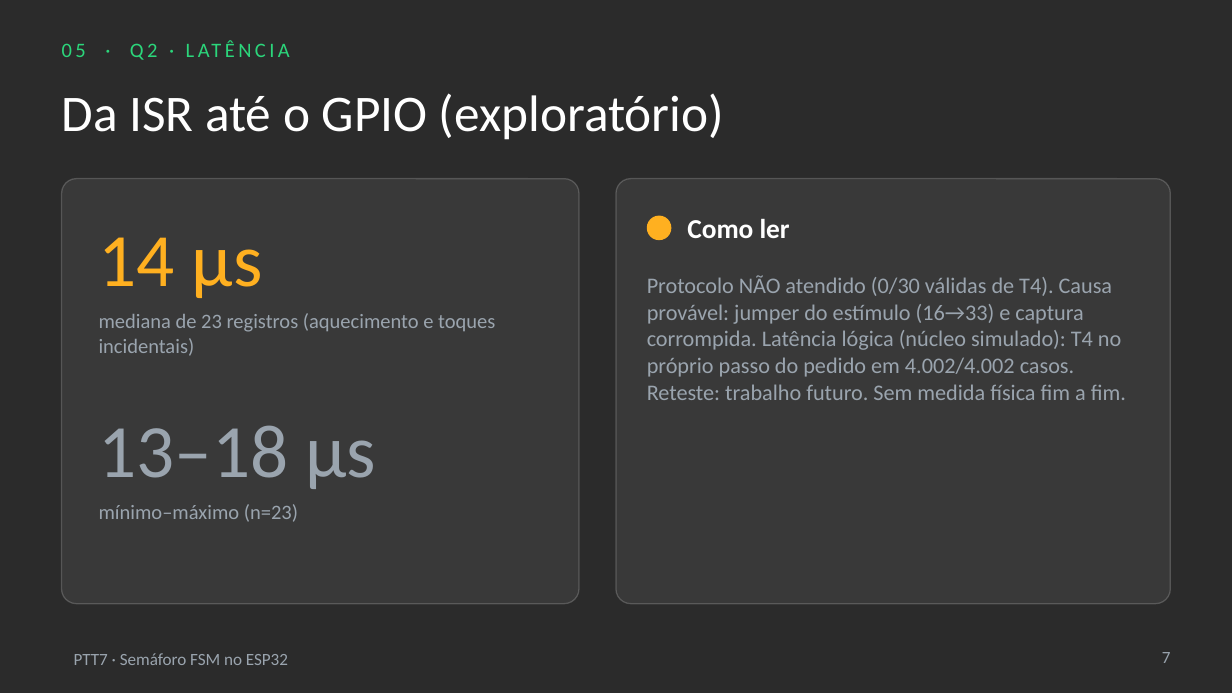
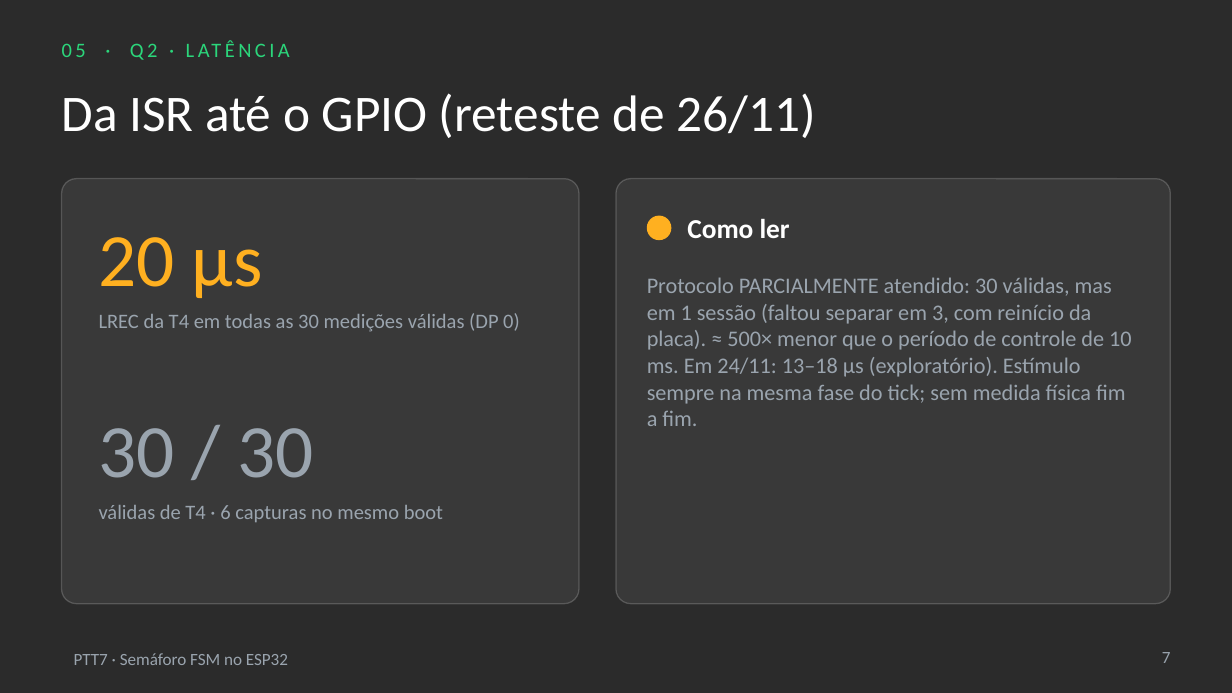
Before and after one commit to MatheusOrange211/ptt7-semaforo-fsm, a slide deck: slide 7 of docs/entrega/final/slides_apresentacao_final.pptx. Drawn at 1232x693 pixels with LibreOffice and Linux fonts; fonts in the diff are those of the drawing; background and template pictures are left out; a plain dark background stands for a picture behind light text. Boxes give left, top, right and bottom in pixels: in the first picture for what was removed or moved away, otherwise in the second. Text is boxed around its words. In the diff, an @@ line names an element or a change of style, - is before the commit and + after.

Commit message:
Reteste da Q2, contrato assinado, relatorios e slides atualizados

```diff
--- a/docs/entrega/final/slides_apresentacao_final.pptx
+++ b/docs/entrega/final/slides_apresentacao_final.pptx
@@ title at [62,93,815,138]: text changed @@
-Da ISR até o GPIO (exploratório)
+Da ISR até o GPIO (reteste de 26/11)
@@ text at [99,237,263,298]: text changed @@
-14 µs
+20 µs
@@ text at [647,277,1132,426]: text changed @@
-Protocolo NÃO atendido (0/30 válidas de T4). Causa provável: jumper do estímulo (16→33) e captura corrompida. Latência lógica (núcleo simulado): T4 no próprio passo do pedido em 4.002/4.002 casos. Reteste: trabalho futuro. Sem medida física fim a fim.
+Protocolo PARCIALMENTE atendido: 30 válidas, mas em 1 sessão (faltou separar em 3, com reinício da placa). ≈ 500× menor que o período de controle de 10 ms. Em 24/11: 13–18 µs (exploratório). Estímulo sempre na mesma fase do tick; sem medida física fim a fim.
@@ text at [99,313,520,332]: text changed @@
-mediana de 23 registros (aquecimento e toques incidentais)
+LREC da T4 em todas as 30 medições válidas (DP 0)
@@ text at [99,428,314,478]: text changed @@
-13–18 µs
+30 / 30
@@ text at [99,505,443,522]: text changed @@
-mínimo–máximo (n=23)
+válidas de T4 · 6 capturas no mesmo boot
```
Also in this commit, not shown: 2 other slides changed, 19 other files.
